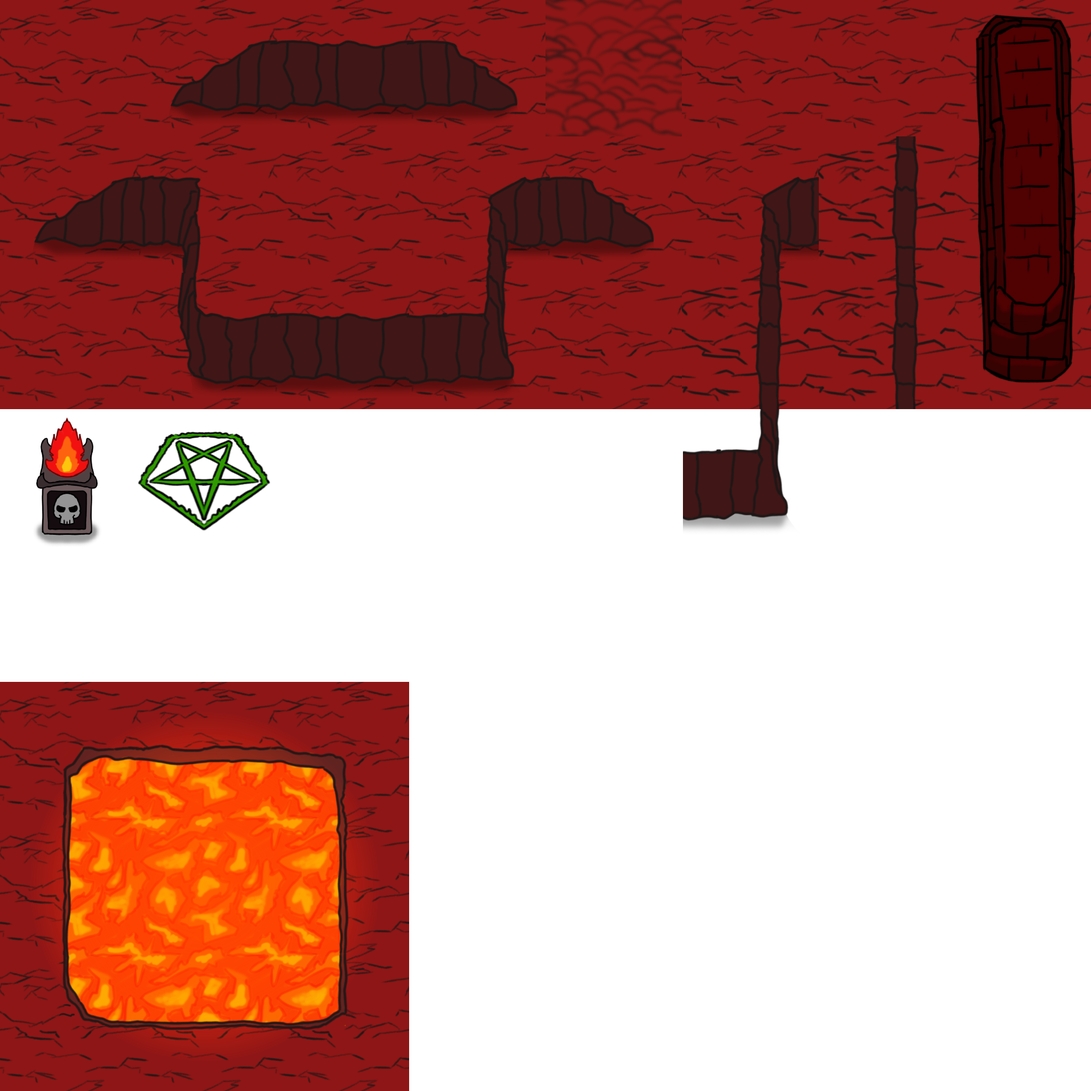
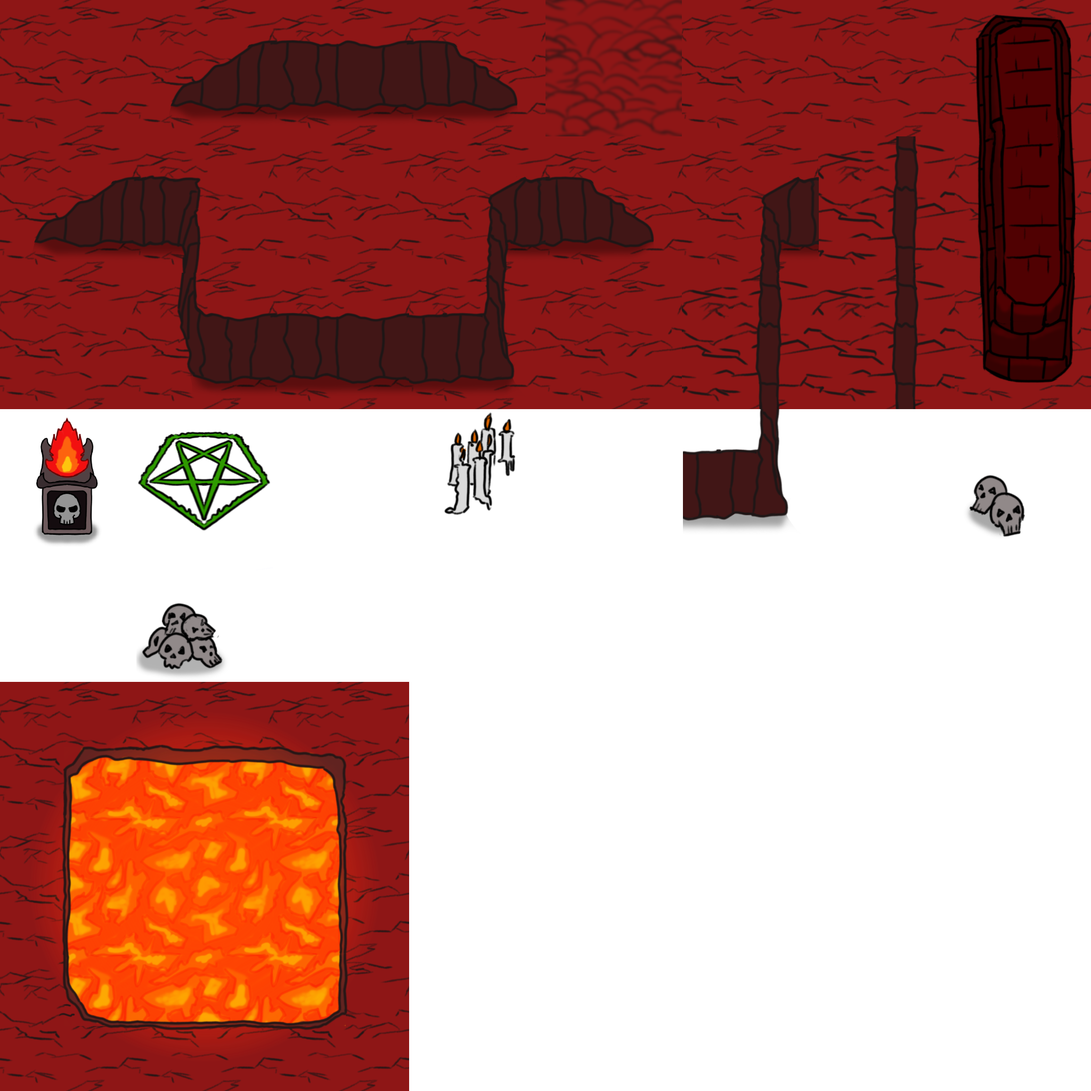
Comparing the layer stacks of the two 1091x1091 images. Changes:
pixels changed over [136,411,1026,681] (layer not identified)
